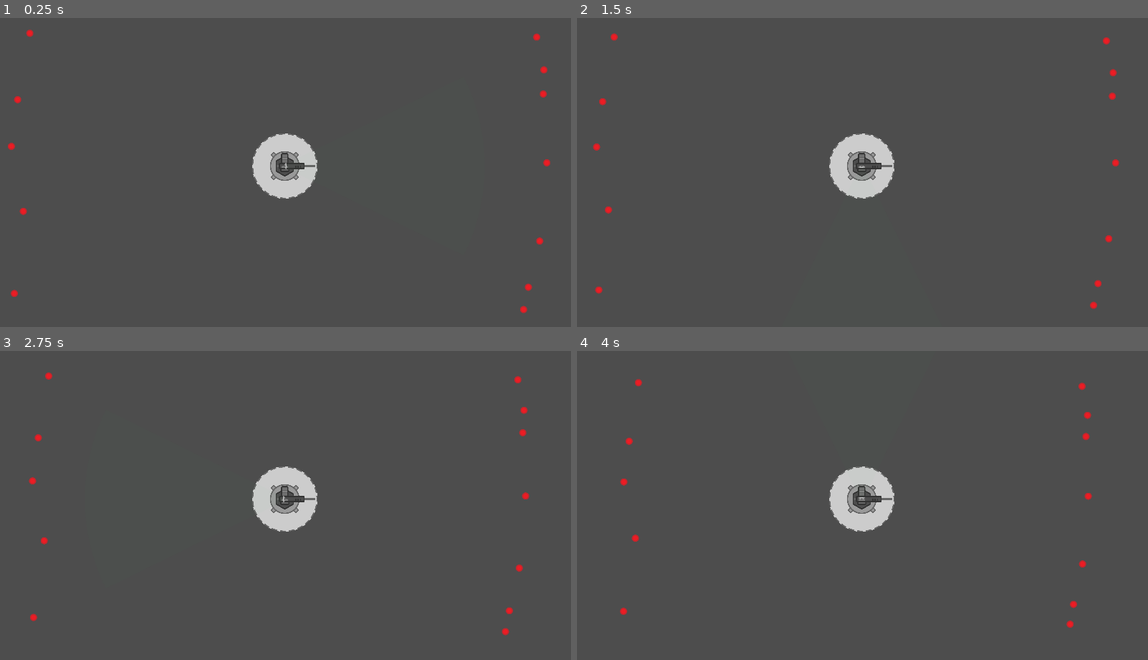
Above: before the commit, frames 1-4 (two rows, left to right).
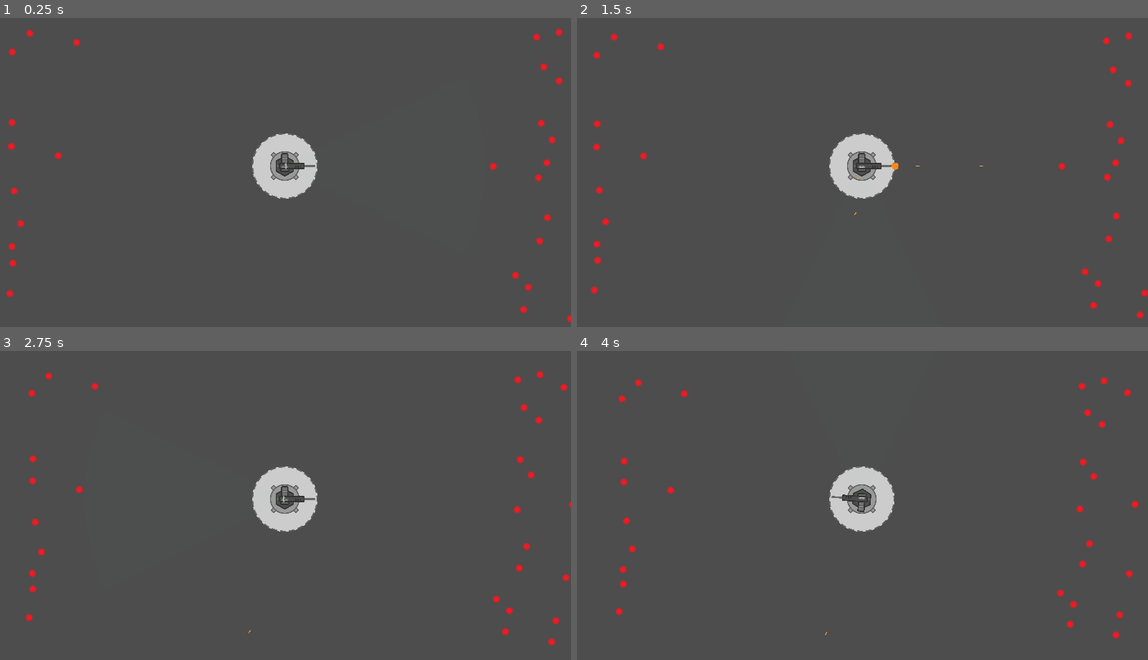
Above: after the commit, the same moments.

Repository: bartoszcholewa/last-signal
Game: Godot game, scene res://main.tscn
The game is run twice, just before and just after one commit, with the same random seed, the same clock (stepped at 60 frames per second) and the same inputs.
Inputs:
- Up to frame 1 (0.25 s): no input
- Up to frame 2 (1.5 s): no input
- Up to frame 3 (2.75 s): no input
- Up to frame 4 (4 s): no input

The runs differ from the first frame. In frame 1, 0.6% of the frame differs, in the area x 1-100%, y 3-99%; in frame 2, 0.6%; in frame 3, 0.6%; in frame 4, 0.9%, in the area x 6-99%, y 8-94%.

Commit message:
Turret Shell Effect and Muzzle Flash Effect

Diff:
--- /dev/null
+++ b/effects/muzzle_flash.tscn
@@ -0,0 +1,111 @@
+[gd_scene load_steps=11 format=3 uid="uid://3ncbiuqnbnnb"]
+
+[ext_resource type="Texture2D" uid="uid://dbbwi5wrxvirb" path="res://effects/particles.png" id="1_6s816"]
+
+[sub_resource type="CanvasItemMaterial" id="CanvasItemMaterial_vctsq"]
+particles_animation = true
+particles_anim_h_frames = 4
+particles_anim_v_frames = 1
+particles_anim_loop = false
+
+[sub_resource type="Gradient" id="Gradient_iylrs"]
+interpolation_mode = 1
+offsets = PackedFloat32Array(0, 0.33333334, 0.6666667, 1)
+colors = PackedColorArray(0.9529412, 0.76862746, 0.10980392, 1, 0.9764706, 0.5254902, 0.09019608, 1, 1, 1, 1, 1, 1, 1, 1, 1)
+metadata/_snap_enabled = true
+metadata/_snap_count = 3
+
+[sub_resource type="GradientTexture1D" id="GradientTexture1D_y806x"]
+gradient = SubResource("Gradient_iylrs")
+
+[sub_resource type="Curve" id="Curve_7h41p"]
+_data = [Vector2(0, 0), 0.0, 0.0, 0, 0, Vector2(0.13019392, 0.99295014), 0.0, 0.0, 0, 0, Vector2(0.54847646, 1), 0.0, 0.0, 0, 0, Vector2(1, 0), 0.0, 0.0, 0, 0]
+point_count = 4
+
+[sub_resource type="CurveTexture" id="CurveTexture_k87ti"]
+curve = SubResource("Curve_7h41p")
+
+[sub_resource type="ParticleProcessMaterial" id="ParticleProcessMaterial_ohv4l"]
+particle_flag_disable_z = true
+angle_min = -720.0
+angle_max = 720.0
+spread = 10.0
+initial_velocity_min = 150.0
+initial_velocity_max = 300.0
+angular_velocity_min = -720.0
+angular_velocity_max = 719.99994
+gravity = Vector3(0, 0, 0)
+damping_min = 900.00006
+damping_max = 900.00006
+scale_max = 2.0
+scale_curve = SubResource("CurveTexture_k87ti")
+color_initial_ramp = SubResource("GradientTexture1D_y806x")
+
+[sub_resource type="Animation" id="Animation_mbf2h"]
+resource_name = "default"
+length = 0.2
+tracks/0/type = "value"
+tracks/0/imported = false
+tracks/0/enabled = true
+tracks/0/path = NodePath(".:emitting")
+tracks/0/interp = 1
+tracks/0/loop_wrap = true
+tracks/0/keys = {
+"times": PackedFloat32Array(0),
+"transitions": PackedFloat32Array(1),
+"update": 1,
+"values": [true]
+}
+tracks/1/type = "method"
+tracks/1/imported = false
+tracks/1/enabled = true
+tracks/1/path = NodePath(".")
+tracks/1/interp = 1
+tracks/1/loop_wrap = true
+tracks/1/keys = {
+"times": PackedFloat32Array(0.2),
+"transitions": PackedFloat32Array(1),
+"values": [{
+"args": [],
+"method": &"queue_free"
+}]
+}
+
+[sub_resource type="Animation" id="Animation_w3v0g"]
+length = 0.001
+tracks/0/type = "value"
+tracks/0/imported = false
+tracks/0/enabled = true
+tracks/0/path = NodePath(".:emitting")
+tracks/0/interp = 1
+tracks/0/loop_wrap = true
+tracks/0/keys = {
+"times": PackedFloat32Array(0),
+"transitions": PackedFloat32Array(1),
+"update": 1,
+"values": [false]
+}
+
+[sub_resource type="AnimationLibrary" id="AnimationLibrary_6v1m8"]
+_data = {
+&"RESET": SubResource("Animation_w3v0g"),
+&"default": SubResource("Animation_mbf2h")
+}
+
+[node name="MuzzleFlash" type="GPUParticles2D"]
+material = SubResource("CanvasItemMaterial_vctsq")
+emitting = false
+amount = 5
+texture = ExtResource("1_6s816")
+lifetime = 0.2
+one_shot = true
+explosiveness = 0.9
+fixed_fps = 0
+interpolate = false
+process_material = SubResource("ParticleProcessMaterial_ohv4l")
+
+[node name="AnimationPlayer" type="AnimationPlayer" parent="."]
+libraries = {
+&"": SubResource("AnimationLibrary_6v1m8")
+}
+autoplay = "default"
--- /dev/null
+++ b/effects/shell_effect.tscn
@@ -0,0 +1,113 @@
+[gd_scene load_steps=11 format=3 uid="uid://bq2vqv3qsflec"]
+
+[ext_resource type="Texture2D" uid="uid://b45dwevf1jobl" path="res://scenes/bullet/turret_v1_shell-03.png" id="1_27iex"]
+
+[sub_resource type="Animation" id="Animation_27iex"]
+resource_name = "default"
+length = 6.0
+tracks/0/type = "value"
+tracks/0/imported = false
+tracks/0/enabled = true
+tracks/0/path = NodePath("GPUParticles2D:emitting")
+tracks/0/interp = 1
+tracks/0/loop_wrap = true
+tracks/0/keys = {
+"times": PackedFloat32Array(0),
+"transitions": PackedFloat32Array(1),
+"update": 1,
+"values": [true]
+}
+tracks/1/type = "method"
+tracks/1/imported = false
+tracks/1/enabled = true
+tracks/1/path = NodePath(".")
+tracks/1/interp = 1
+tracks/1/loop_wrap = true
+tracks/1/keys = {
+"times": PackedFloat32Array(6),
+"transitions": PackedFloat32Array(1),
+"values": [{
+"args": [],
+"method": &"queue_free"
+}]
+}
+
+[sub_resource type="Animation" id="Animation_dlpmo"]
+length = 0.001
+tracks/0/type = "value"
+tracks/0/imported = false
+tracks/0/enabled = true
+tracks/0/path = NodePath("GPUParticles2D:emitting")
+tracks/0/interp = 1
+tracks/0/loop_wrap = true
+tracks/0/keys = {
+"times": PackedFloat32Array(0),
+"transitions": PackedFloat32Array(1),
+"update": 1,
+"values": [false]
+}
+
+[sub_resource type="AnimationLibrary" id="AnimationLibrary_1irvb"]
+_data = {
+&"RESET": SubResource("Animation_dlpmo"),
+&"default": SubResource("Animation_27iex")
+}
+
+[sub_resource type="CanvasItemMaterial" id="CanvasItemMaterial_27iex"]
+particles_animation = true
+particles_anim_h_frames = 1
+particles_anim_v_frames = 1
+particles_anim_loop = false
+
+[sub_resource type="Curve" id="Curve_3sauc"]
+_data = [Vector2(0, 1), 0.0, 0.0, 0, 0, Vector2(1, 0), 0.0, 0.0, 0, 0]
+point_count = 2
+
+[sub_resource type="CurveTexture" id="CurveTexture_5tehm"]
+curve = SubResource("Curve_3sauc")
+
+[sub_resource type="Curve" id="Curve_dlpmo"]
+_data = [Vector2(0, 1), 0.0, 0.0, 0, 0, Vector2(0.84313726, 1), 0.0, 0.0, 0, 0, Vector2(1, 0), 0.0, 0.0, 0, 0]
+point_count = 3
+
+[sub_resource type="CurveTexture" id="CurveTexture_1irvb"]
+curve = SubResource("Curve_dlpmo")
+
+[sub_resource type="ParticleProcessMaterial" id="ParticleProcessMaterial_3sauc"]
+lifetime_randomness = 0.5
+particle_flag_disable_z = true
+direction = Vector3(-0.5, 1, 0)
+spread = 20.0
+initial_velocity_min = 500.0
+initial_velocity_max = 1000.0
+angular_velocity_min = -1.6093254e-05
+angular_velocity_max = 359.99997
+angular_velocity_curve = SubResource("CurveTexture_5tehm")
+gravity = Vector3(0, 0, 0)
+linear_accel_min = -10.640002
+linear_accel_max = 99.99999
+damping_min = 500.00003
+damping_max = 500.00003
+scale_min = 0.19999999
+scale_max = 0.19999999
+scale_curve = SubResource("CurveTexture_1irvb")
+anim_speed_max = 1.6999999
+
+[node name="ShellEffect" type="Node2D"]
+
+[node name="AnimationPlayer" type="AnimationPlayer" parent="."]
+libraries = {
+&"": SubResource("AnimationLibrary_1irvb")
+}
+autoplay = "default"
+
+[node name="GPUParticles2D" type="GPUParticles2D" parent="."]
+material = SubResource("CanvasItemMaterial_27iex")
+emitting = false
+amount = 1
+texture = ExtResource("1_27iex")
+lifetime = 10.0
+one_shot = true
+fixed_fps = 0
+interpolate = false
+process_material = SubResource("ParticleProcessMaterial_3sauc")
--- a/main.tscn
+++ b/main.tscn
@@ -17,15 +17,6 @@
 [node name="BasicEnemy3" parent="." instance=ExtResource("2_0xm2m")]
 position = Vector2(1778, 947)
 
-[node name="BasicEnemy4" parent="." instance=ExtResource("2_0xm2m")]
-position = Vector2(52, 968)
-
-[node name="BasicEnemy5" parent="." instance=ExtResource("2_0xm2m")]
-position = Vector2(82, 692)
-
-[node name="BasicEnemy6" parent="." instance=ExtResource("2_0xm2m")]
-position = Vector2(63, 317)
-
 [node name="BasicEnemy7" parent="." instance=ExtResource("2_0xm2m")]
 position = Vector2(42, 474)
 
@@ -35,11 +26,74 @@
 [node name="BasicEnemy9" parent="." instance=ExtResource("2_0xm2m")]
 position = Vector2(1816, 792)
 
-[node name="BasicEnemy10" parent="." instance=ExtResource("2_0xm2m")]
-position = Vector2(1828, 298)
-
 [node name="BasicEnemy11" parent="." instance=ExtResource("2_0xm2m")]
 position = Vector2(1762, 1022)
 
+[node name="BasicEnemy4" parent="." instance=ExtResource("2_0xm2m")]
+position = Vector2(261, 125)
+
+[node name="BasicEnemy5" parent="." instance=ExtResource("2_0xm2m")]
+position = Vector2(1963, 138)
+
+[node name="BasicEnemy6" parent="." instance=ExtResource("2_0xm2m")]
+position = Vector2(1935, 978)
+
+[node name="BasicEnemy10" parent="." instance=ExtResource("2_0xm2m")]
+position = Vector2(199, 505)
+
+[node name="BasicEnemy17" parent="." instance=ExtResource("2_0xm2m")]
+position = Vector2(1997, 560)
+
+[node name="BasicEnemy18" parent="." instance=ExtResource("2_0xm2m")]
+position = Vector2(1973, 823)
+
+[node name="BasicEnemy22" parent="." instance=ExtResource("2_0xm2m")]
+position = Vector2(1919, 1053)
+
 [node name="BasicEnemy12" parent="." instance=ExtResource("2_0xm2m")]
-position = Vector2(1830, 217)
+position = Vector2(1830, 207)
+
+[node name="BasicEnemy13" parent="." instance=ExtResource("2_0xm2m")]
+position = Vector2(1821, 396)
+
+[node name="BasicEnemy15" parent="." instance=ExtResource("2_0xm2m")]
+position = Vector2(1660, 541)
+
+[node name="BasicEnemy14" parent="." instance=ExtResource("2_0xm2m")]
+position = Vector2(1812, 579)
+
+[node name="BasicEnemy16" parent="." instance=ExtResource("2_0xm2m")]
+position = Vector2(1735, 907)
+
+[node name="BasicEnemy19" parent="." instance=ExtResource("2_0xm2m")]
+position = Vector2(1842, 713)
+
+[node name="BasicEnemy20" parent="." instance=ExtResource("2_0xm2m")]
+position = Vector2(1858, 452)
+
+[node name="BasicEnemy21" parent="." instance=ExtResource("2_0xm2m")]
+position = Vector2(1881, 254)
+
+[node name="BasicEnemy23" parent="." instance=ExtResource("2_0xm2m")]
+position = Vector2(1881, 91)
+
+[node name="BasicEnemy24" parent="." instance=ExtResource("2_0xm2m")]
+position = Vector2(45, 157)
+
+[node name="BasicEnemy25" parent="." instance=ExtResource("2_0xm2m")]
+position = Vector2(44, 394)
+
+[node name="BasicEnemy26" parent="." instance=ExtResource("2_0xm2m")]
+position = Vector2(51, 624)
+
+[node name="BasicEnemy27" parent="." instance=ExtResource("2_0xm2m")]
+position = Vector2(44, 810)
+
+[node name="BasicEnemy28" parent="." instance=ExtResource("2_0xm2m")]
+position = Vector2(37, 968)
+
+[node name="BasicEnemy29" parent="." instance=ExtResource("2_0xm2m")]
+position = Vector2(47, 866)
+
+[node name="BasicEnemy30" parent="." instance=ExtResource("2_0xm2m")]
+position = Vector2(73, 733)
--- a/project.godot
+++ b/project.godot
@@ -29,3 +29,4 @@
 
 enemy=""
 turret=""
+visual=""
--- a/scenes/bullet/bullet.gd
+++ b/scenes/bullet/bullet.gd
@@ -1,7 +1,7 @@
 class_name Bullet
 extends Node2D
 
-const SPEED: int = 1200
+const SPEED: int = 1600
 
 @onready var life_timer: Timer = $LifeTimer
 
--- a/scenes/turret/turret.gd
+++ b/scenes/turret/turret.gd
@@ -3,12 +3,15 @@
 signal died
 
 const BULLET_SCENE: PackedScene = preload("uid://d35rd07yoeys4")
+const SHELL_EFFECT_SCENE: PackedScene = preload("uid://bq2vqv3qsflec")
+const MUZZLE_FLASH_SCENE: PackedScene = preload("uid://3ncbiuqnbnnb")
 
 @onready var ray_cast_2d: RayCast2D = %RayCast2D
 @onready var reload_timer: Timer = %ReloadTimer
 @onready var barrel: Node2D = %Barrel
 @onready var barrel_position: Marker2D = $Visuals/Barrel/BarrelPosition
 @onready var health_component: HealthComponent = $HealthComponent
+@onready var shell_position: Marker2D = $Visuals/Barrel/ShellPosition
 
 ## Current selected target
 var target: Node2D = null
@@ -110,6 +113,17 @@
 	bullet.start(bullet_direction)
 	get_parent().add_child(bullet)
 
+	var shell: Node2D = SHELL_EFFECT_SCENE.instantiate()
+	shell.global_position = shell_position.global_position
+	shell.global_rotation = shell_position.global_rotation
+	get_parent().add_child(shell)
+
+	var flash: GPUParticles2D = MUZZLE_FLASH_SCENE.instantiate()
+	flash.global_position = barrel_position.global_position
+	flash.global_rotation = barrel_position.global_rotation
+	get_parent().add_child(flash)
+
+
 	reload_timer.start()
 
 
--- a/scenes/turret/turret.tscn
+++ b/scenes/turret/turret.tscn
@@ -64,7 +64,7 @@
 
 [node name="HealthComponent" parent="." instance=ExtResource("2_m8ak0")]
 
-[node name="Visuals" type="Node2D" parent="."]
+[node name="Visuals" type="Node2D" parent="." groups=["visual"]]
 scale = Vector2(0.2, 0.2)
 
 [node name="HurtboxSprite2D" type="Sprite2D" parent="Visuals"]
@@ -98,6 +98,8 @@
 position = Vector2(504.99976, 0)
 gizmo_extents = 53.5
 
+[node name="ShellPosition" type="Marker2D" parent="Visuals/Barrel"]
+
 [node name="RadarSprite" type="Sprite2D" parent="Visuals"]
 scale = Vector2(0.9999998, 0.9999998)
 texture = ExtResource("6_8qs6a")
Binary file added: effects/particles.png
Not shown, added: effects/particles.png.import
Binary file added: scenes/bullet/turret_v1_shell-03.png
Not shown, added: scenes/bullet/turret_v1_shell-03.png.import
